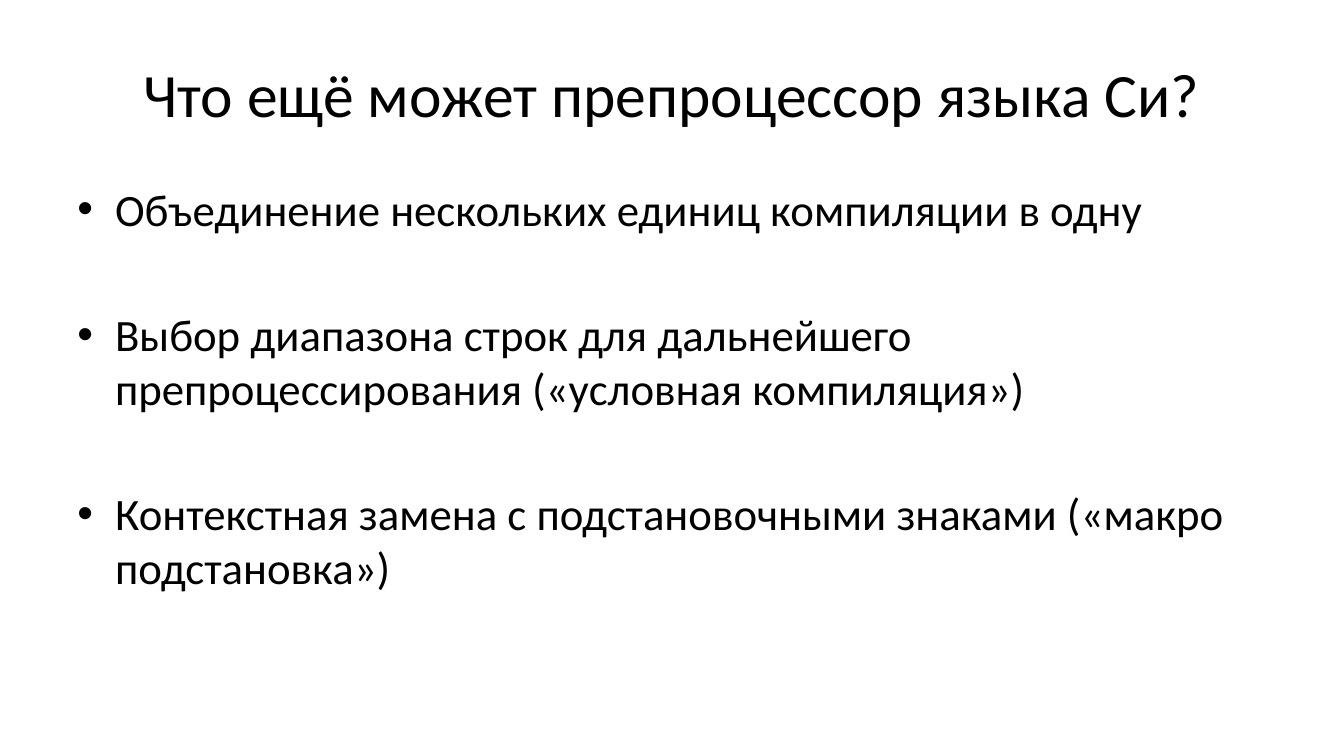
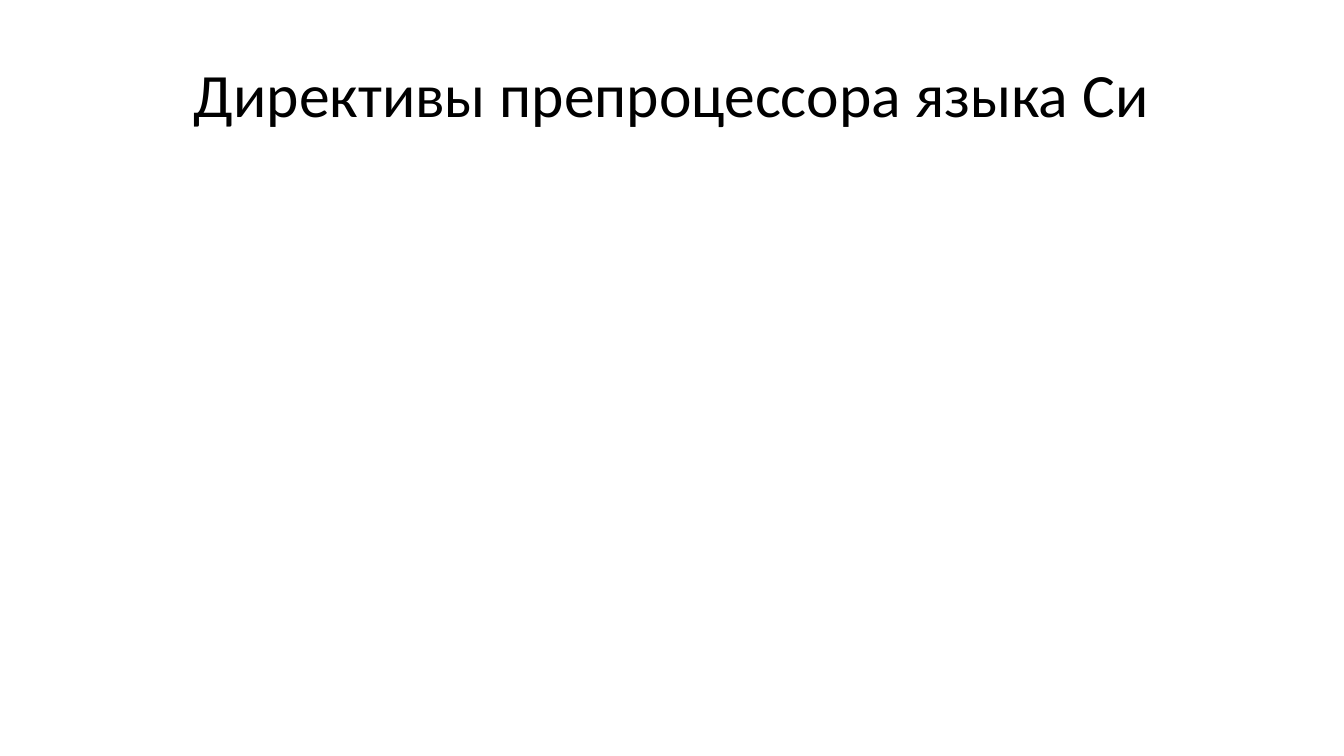
Before and after one commit to Evgueni-Petrov-aka-espetrov/Algorithms-and-Programming-in-C-pptx, a slide deck: slide 42 of 25 Препроцессор языка Си.pptx (slide 10 before the commit). Drawn at 1344x756 pixels with LibreOffice and Linux fonts; fonts in the diff are those of the drawing. Boxes give left, top, right and bottom in pixels: in the first picture for what was removed or moved away, otherwise in the second. Text is boxed around its words. In the diff, an @@ line names an element or a change of style, - is before the commit and + after.

Commit message:
питоноподобно расписал обработку директив; добавил общие слайды про препроцессирование; добавил пример раскрытия макросов

```diff
--- a/25 Препроцессор языка Си.pptx
+++ b/25 Препроцессор языка Си.pptx
@@ title at (194, 77, 1148, 127): text changed @@
-Что ещё может препроцессор языка Си?
+Директивы препроцессора языка Си
@@ text removed at (115, 195, 1223, 592) @@
-• Объединение нескольких единиц компиляции в одну
-• Выбор диапазона строк для дальнейшего препроцессирования («условная компиляция»)
-• Контекстная замена с подстановочными знаками («макро подстановка»)
```
Also in this commit, not shown: 17 other slides changed, 167 slides added, 2 slides removed.
